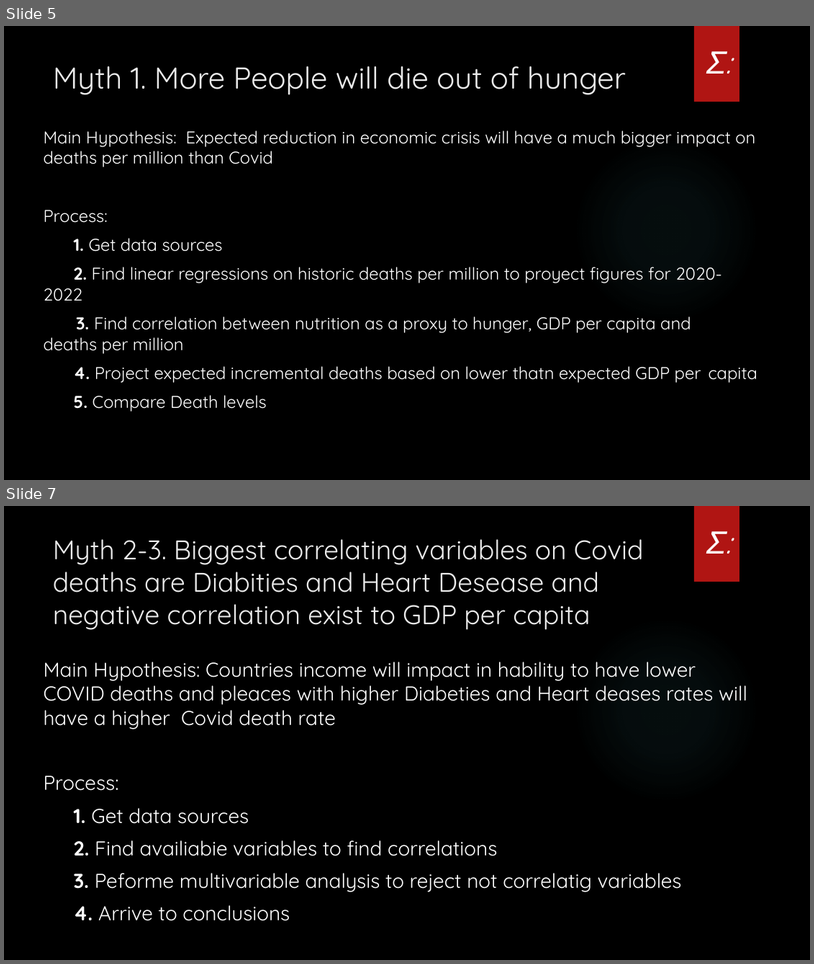
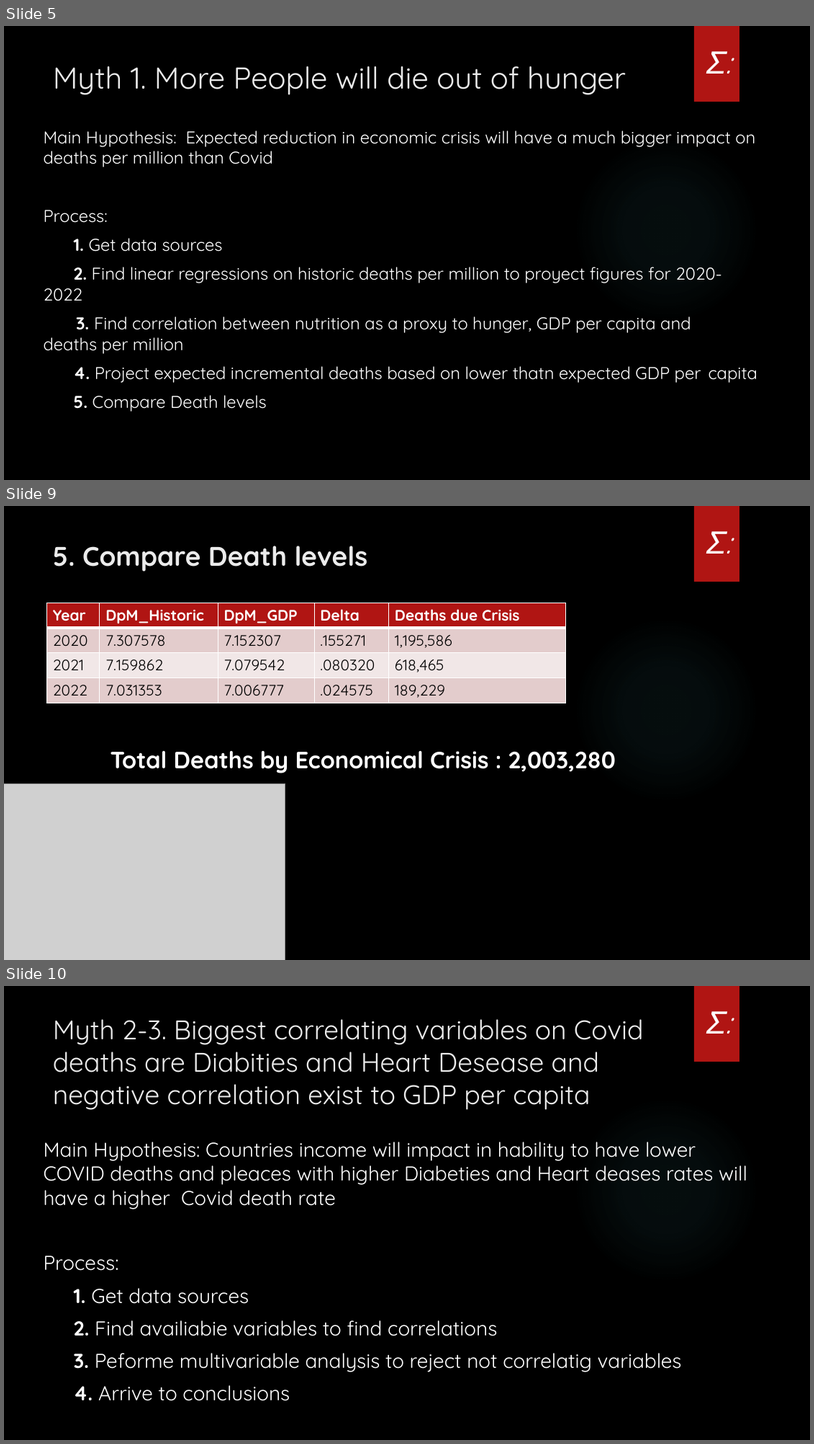
Before and after one commit to luislobo6/proyecto1-teamsigma, a slide deck: Team SigmaJVG.pptx. Shown one above the other, each under a label of ours: slides 5 and 7 before the commit, slides 5, 9 and 10 after it; the slides between them are not shown. The pictures are 814x964 and 814x1444 pixels, drawn with LibreOffice and Linux fonts; fonts in the diff are those of the drawing; grey boxes stand for pictures; background and template pictures are left out. Boxes give left, top, right and bottom in pixels: in the first picture for what was removed or moved away, otherwise in the second. Text is boxed around its words. In the diff, an @@ line names an element or a change of style, - is before the commit and + after.

```diff
--- a/Team SigmaJVG.pptx
+++ b/Team SigmaJVG.pptx
@@ slide 9 added at (4,506,810,960), background picture (left out); not listed: 2 template elements that a slide beside it also shows @@
@@ title added at (53,546,368,572), 32 pt, text #EBEBEB, bold @@
+5. Compare Death levels
@@ text added at (706,531,725,554), 36 pt, text #FFFFFF @@
+𝛴:
@@ table added at (47,602,566,701), 4 rows, 5 columns @@
+Year | DpM_Historic | DpM_GDP | Delta | Deaths due Crisis
+2020 | 7.307578 | 7.152307 | .155271 | 1,195,586
+2021 | 7.159862 | 7.079542 | .080320 | 618,465
+2022 | 7.031353 | 7.006777 | .024575 | 189,229
@@ text added at (111,751,616,773), 28 pt, text #FFFFFF, bold @@
+Total Deaths by Economical Crisis : 2,003,280
@@ picture added at (4,784,286,960) @@
@@ what was slide 7 is now slide 10 @@
```
Also in this commit, not shown: 1 slide changed, 2 other slides added, 1 other file.
